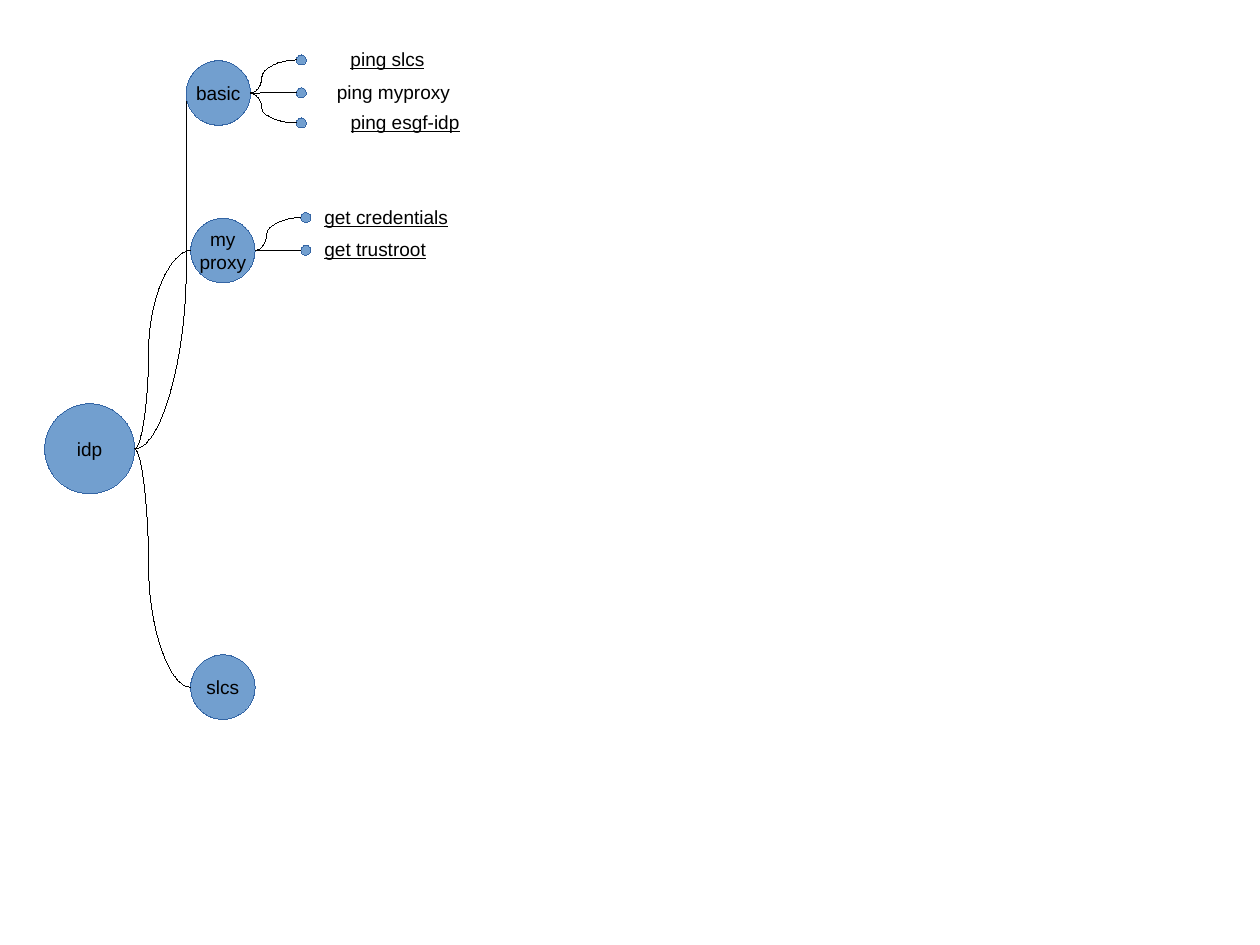
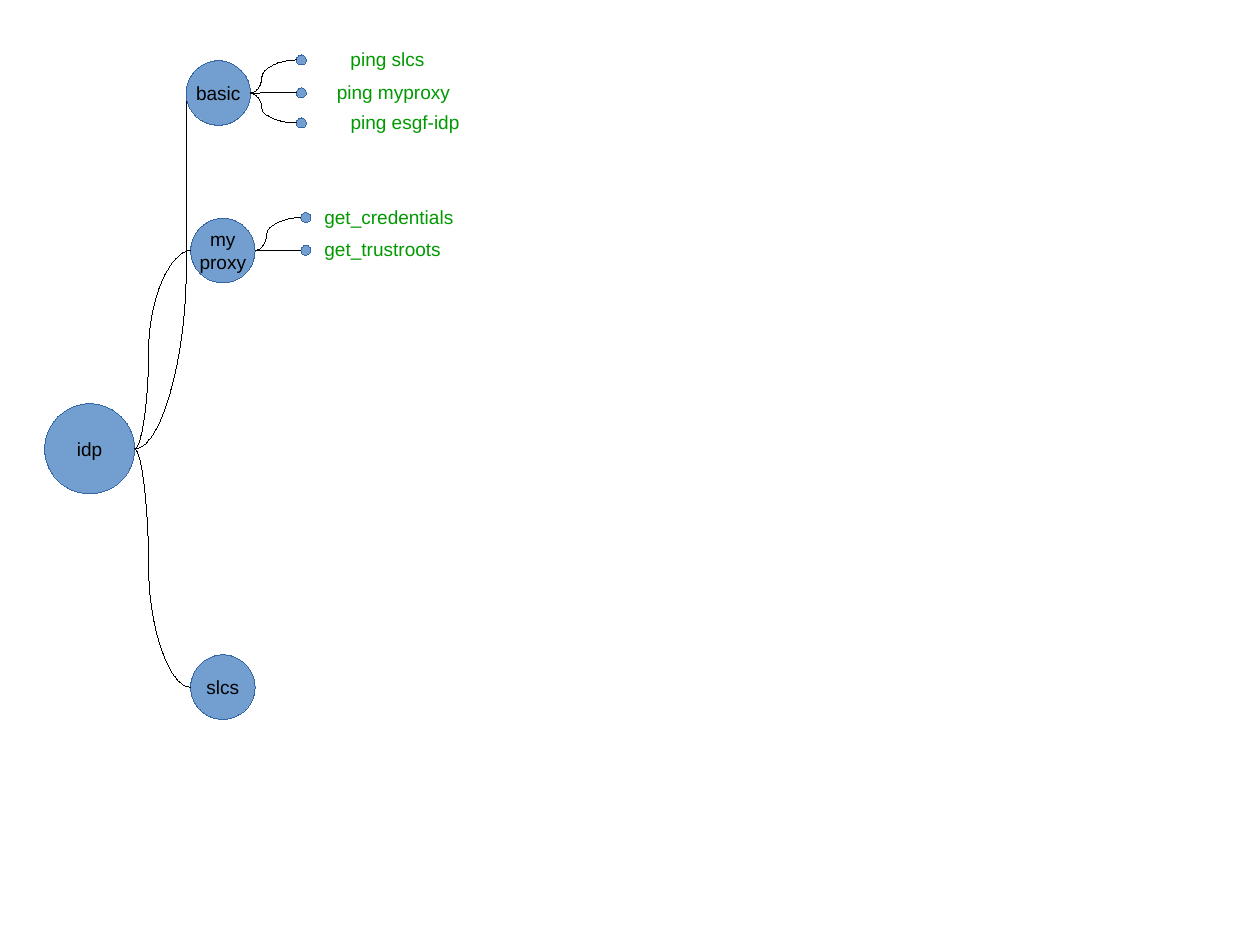
Before and after one commit to ESGF/esgf-test-suite, a slide deck: slide 4 of esgf-test-suite/doc/test_plan.odp. Drawn at 1260x945 pixels with LibreOffice and Linux fonts; fonts in the diff are those of the drawing. Boxes give left, top, right and bottom in pixels: in the first picture for what was removed or moved away, otherwise in the second. Text is boxed around its words. In the diff, an @@ line names an element or a change of style, - is before the commit and + after.

```diff
--- a/esgf-test-suite/doc/test_plan.odp
+++ b/esgf-test-suite/doc/test_plan.odp
@@ text "ping slcs" at (350,52,425,70): text colour #000000 to #009900, underline off @@
@@ text "ping myproxy" at (337,85,450,103): text colour #000000 to #009900 @@
@@ text "ping esgf-idp" at (351,115,460,133): text colour #000000 to #009900, underline off @@
@@ text at (324,210,453,228): text changed; text colour #000000 to #009900 @@
-get credentials
+get_credentials
@@ text at (324,243,440,260): text changed; text colour #000000 to #009900 @@
-get trustroot
+get_trustroots
```
Also in this commit, not shown: 4 other slides changed, 4 other files.
